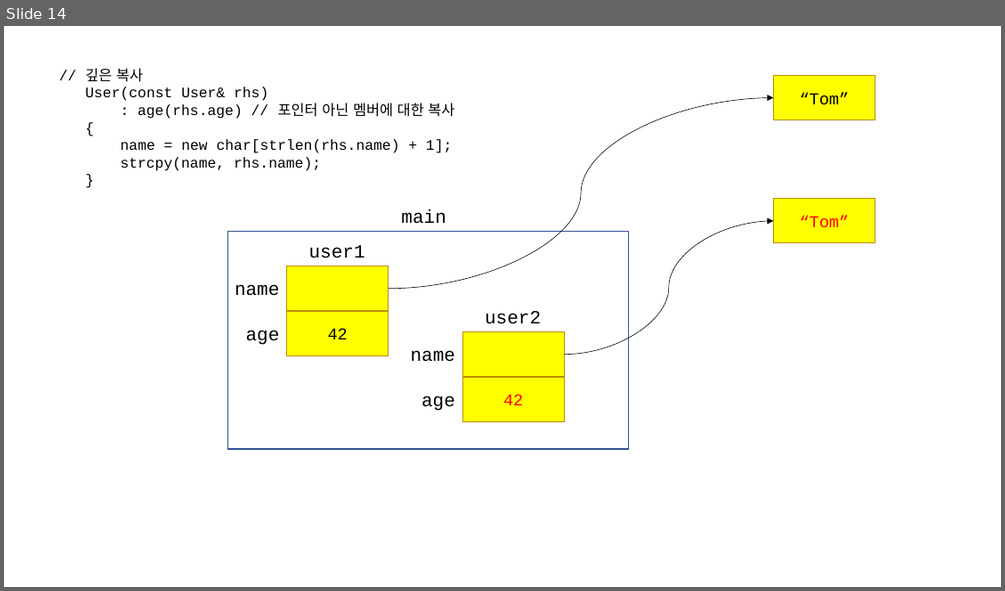
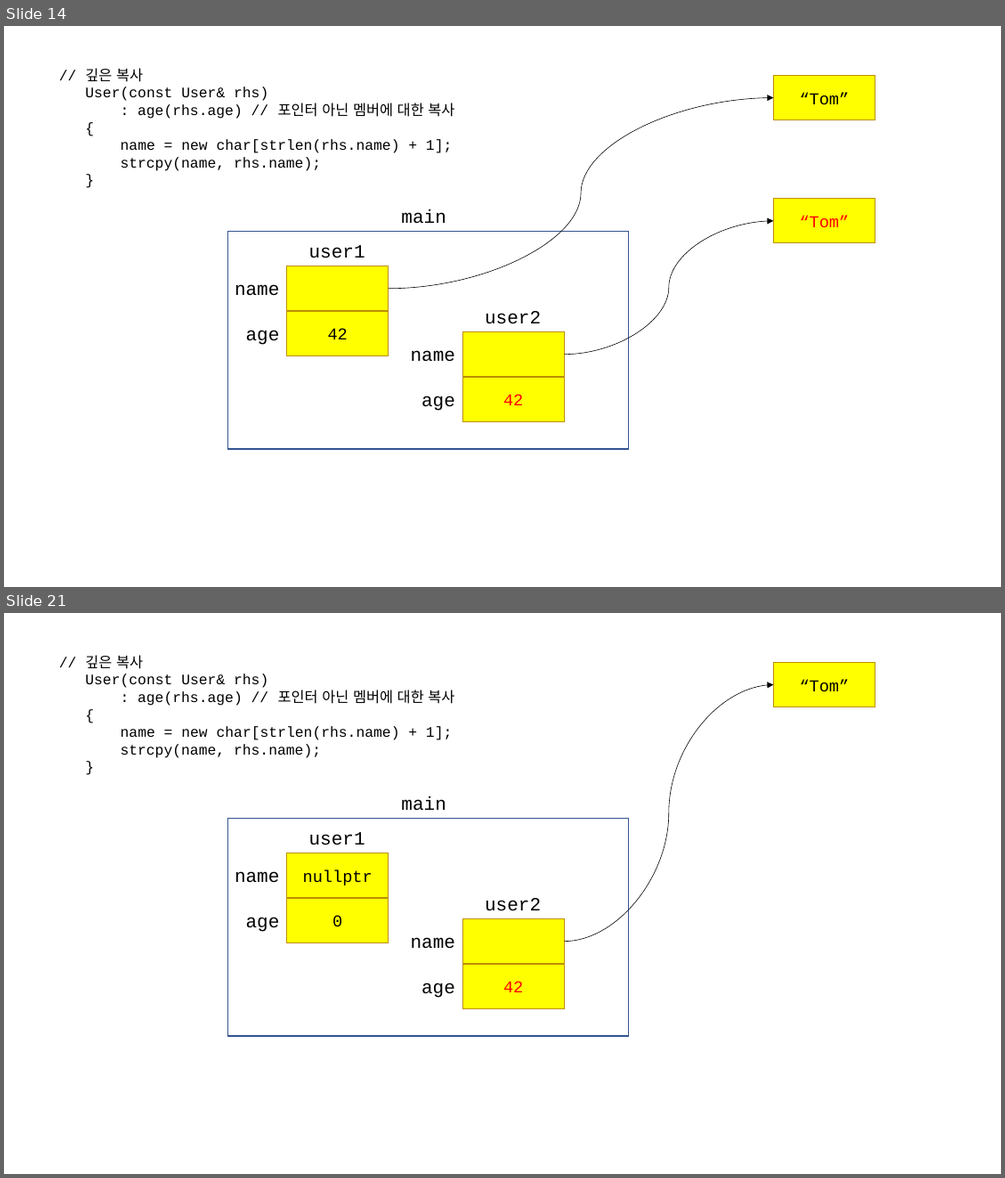
Before and after one commit to Seyoung9304/hyundai_swip, a slide deck: cpp/230223.pptx. Shown one above the other, each under a label of ours: slide 14 before the commit, slides 14 and 21 after it; the slides between them are not shown. The pictures are 1005x591 and 1005x1178 pixels, drawn with LibreOffice and Linux fonts; fonts in the diff are those of the drawing. Boxes give left, top, right and bottom in pixels: in the first picture for what was removed or moved away, otherwise in the second. Text is boxed around its words. In the diff, an @@ line names an element or a change of style, - is before the commit and + after.

```diff
--- a/cpp/230223.pptx
+++ b/cpp/230223.pptx
@@ slide 21 added at box(4, 613, 1001, 1174), background #FFFFFF @@
@@ text added at box(85, 655, 454, 758), 14 pt, text #000000 @@
+// 깊은 복사
+User(const User& rhs)
+: age(rhs.age) // 포인터 아닌 멤버에 대한 복사
+{
+name = new char[strlen(rhs.name) + 1];
+strcpy(name, rhs.name);
+}
@@ rectangle added at box(774, 662, 875, 706), fill #FFFF00, outline #BD8E00 1 pt, 16 pt, text #000000 @@
+“Tom”
@@ curved arrow added from (564, 941) to (774, 685), #000000 0.5 pt @@
@@ text added at box(401, 796, 445, 811), 18 pt, text #000000 @@
+main
@@ rectangle added at box(228, 818, 629, 1037), fill #FFFFFF, outline #325491 1 pt @@
@@ text added at box(309, 832, 365, 845), 18 pt, text #000000 @@
+user1
@@ text added at box(235, 871, 279, 883), 18 pt, text #000000 @@
+name
@@ rectangle added at box(287, 853, 388, 897), fill #FFFF00, outline #BD8E00 1 pt, 16 pt, text #000000 @@
+nullptr
@@ rectangle added at box(287, 899, 388, 943), fill #FFFF00, outline #BD8E00 1 pt, 16 pt, text #000000 @@
+0
@@ text added at box(485, 898, 541, 911), 18 pt, text #000000 @@
+user2
@@ text added at box(246, 916, 280, 932), 18 pt, text #000000 @@
+age
@@ rectangle added at box(462, 919, 564, 963), fill #FFFF00, outline #BD8E00 1 pt @@
@@ text added at box(411, 937, 455, 949), 18 pt, text #000000 @@
+name
@@ text added at box(421, 982, 455, 997), 18 pt, text #000000 @@
+age
@@ rectangle added at box(462, 965, 564, 1008), fill #FFFF00, outline #BD8E00 1 pt, 16 pt, text #FF0000 @@
+42
```
Also in this commit, not shown: 6 slides changed, 2 other files.
